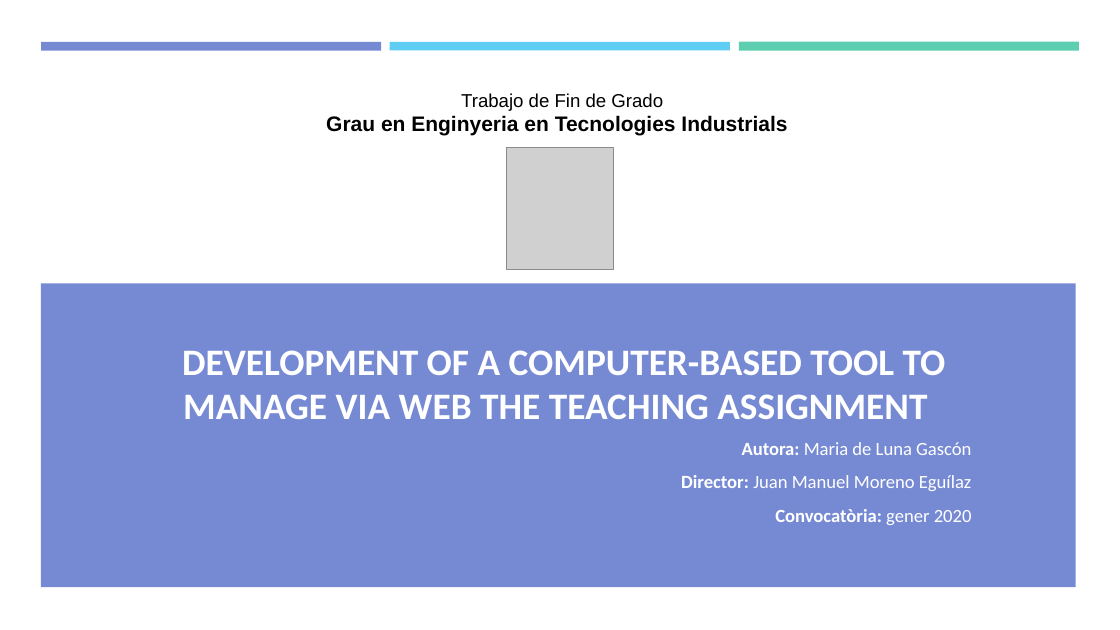
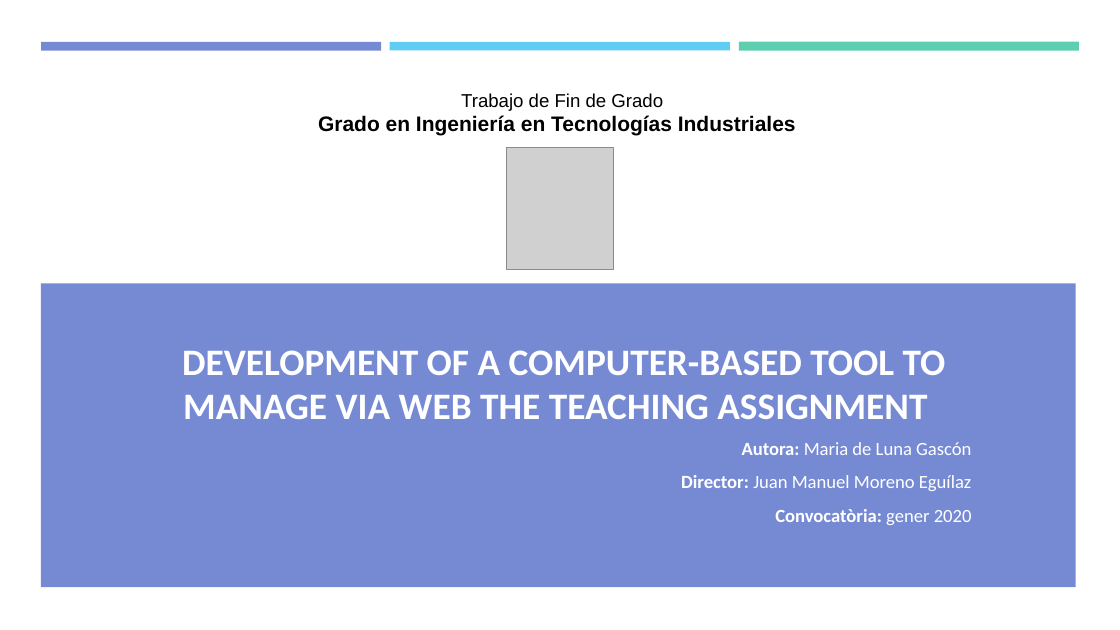
Before and after one commit to mdlunag/tfg, a slide deck: slide 1 of tfg_presentacio.pptx. Drawn at 1120x630 pixels with LibreOffice and Linux fonts; fonts in the diff are those of the drawing; grey boxes stand for pictures. Boxes give left, top, right and bottom in pixels: in the first picture for what was removed or moved away, otherwise in the second. Text is boxed around its words. In the diff, an @@ line names an element or a change of style, - is before the commit and + after.

```diff
--- a/tfg_presentacio.pptx
+++ b/tfg_presentacio.pptx
@@ text at (318,115,796,136): text changed @@
-Grau en Enginyeria en Tecnologies Industrials
+Grado en Ingeniería en Tecnologías Industriales
```
Also in this commit, not shown: 6 other slides changed.
